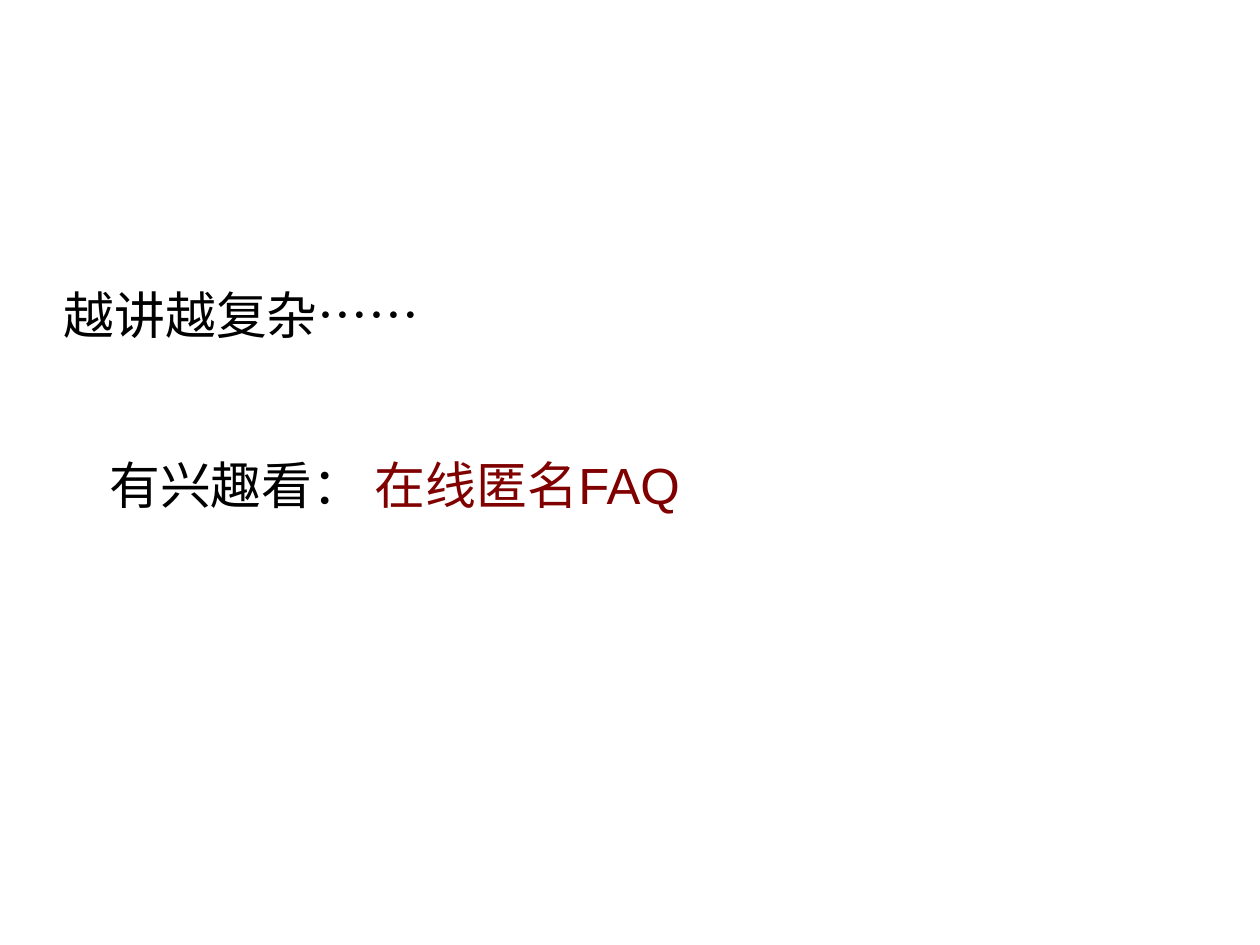
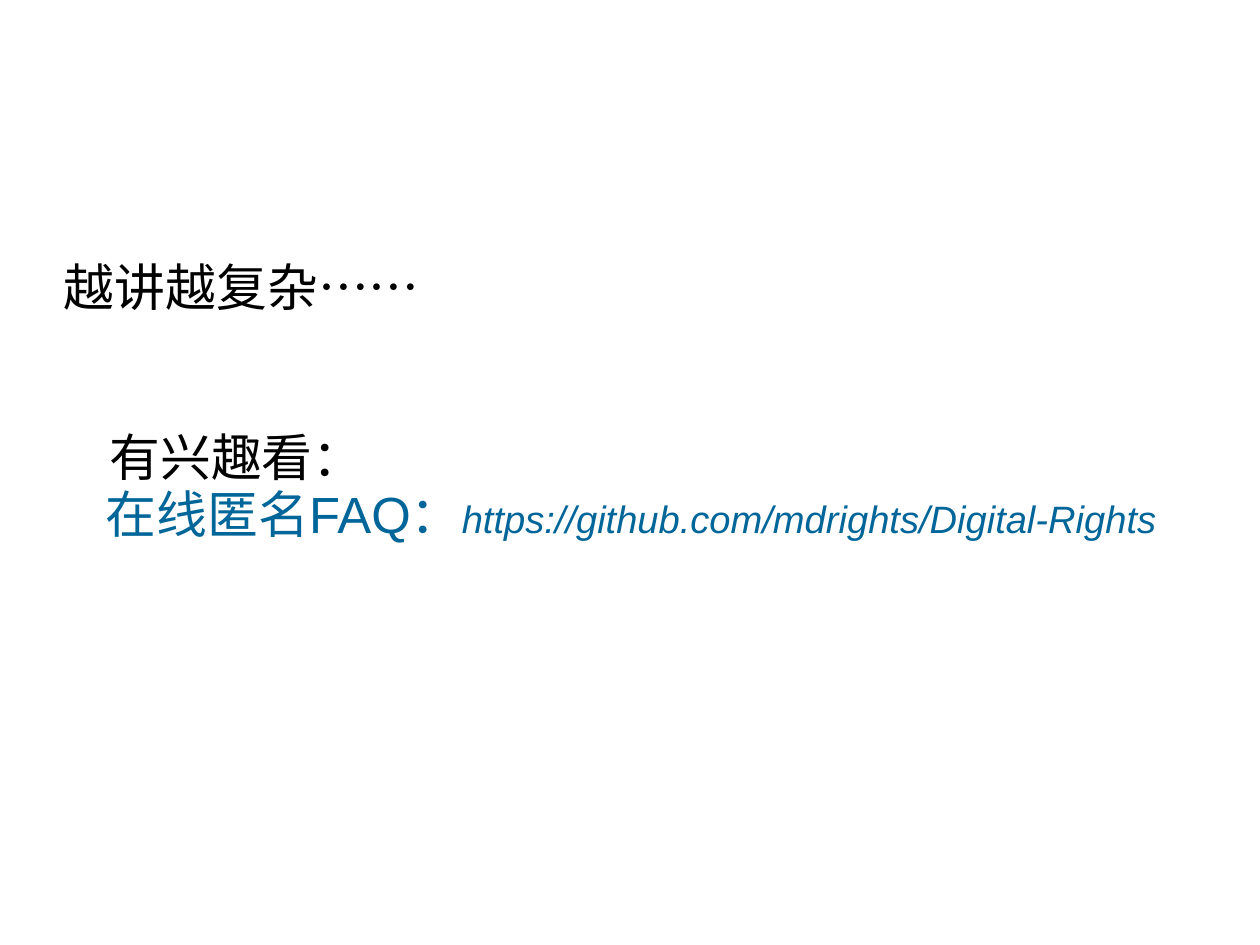
Before and after one commit to awesome-archive/Digital-rights, a slide deck: slide 14 of security-training-1.ppt. Drawn at 1260x945 pixels with LibreOffice and Linux fonts; fonts in the diff are those of the drawing; background and template pictures are left out. Boxes give left, top, right and bottom in pixels: in the first picture for what was removed or moved away, otherwise in the second. Text is boxed around its words. In the diff, an @@ line names an element or a change of style, - is before the commit and + after.

```diff
--- a/security-training-1.ppt
+++ b/security-training-1.ppt
@@ text at (106, 433, 1156, 543): text changed; size 32 to 24 pt; text colour #800000 to #006699; italic on @@
-有兴趣看： 在线匿名FAQ
+有兴趣看： 在线匿名FAQ：https://github.com/mdrights/Digital-Rights
```
Also in this commit, not shown: 10 other slides changed, 10 other files.
